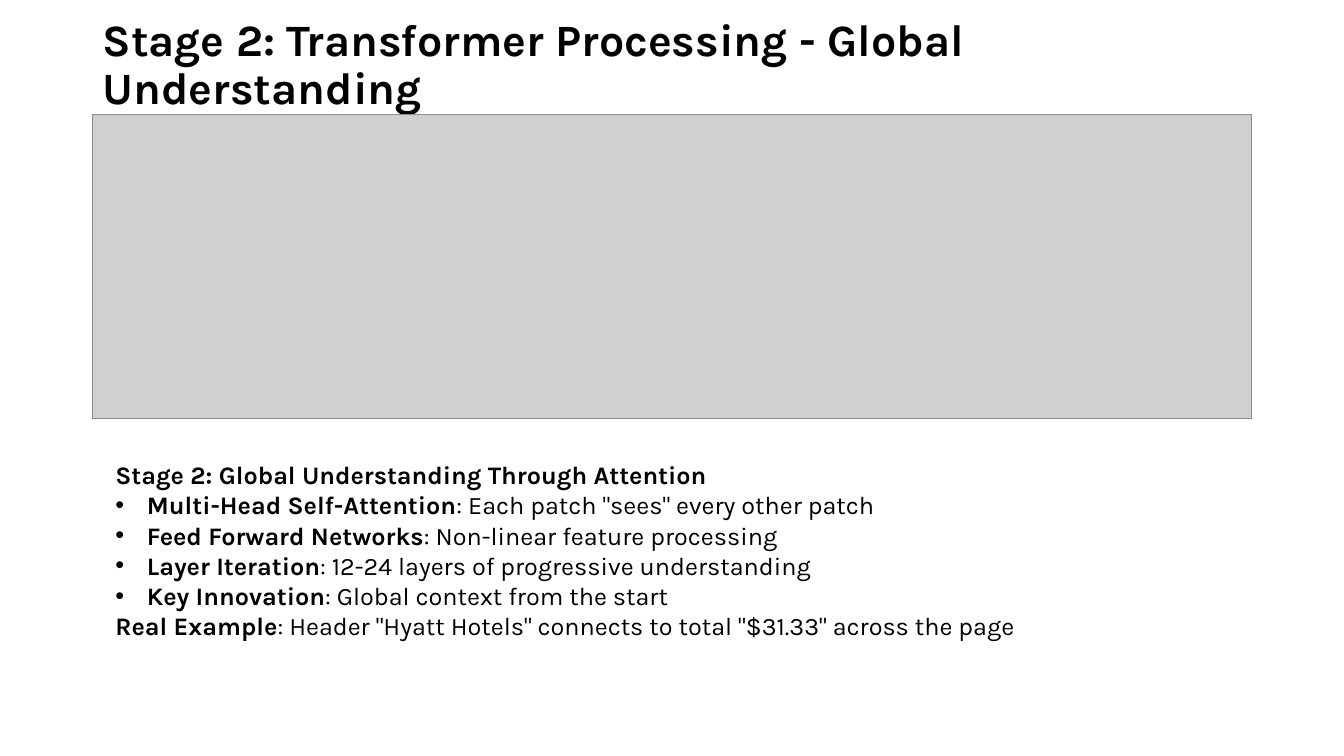
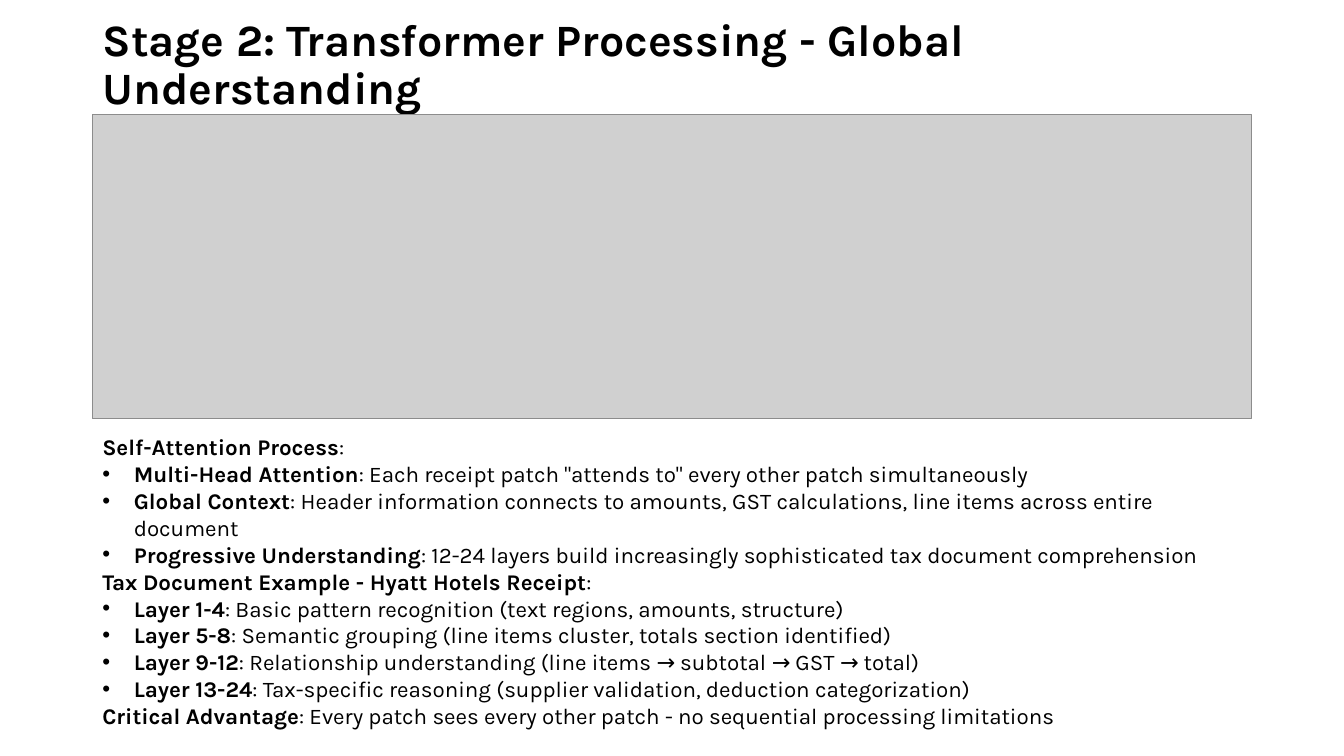
Before and after one commit to tmnestor/unified_vision_processor_minimal, a slide deck: slide 12 of presentation_materials/vision_transformers.pptx (slide 15 before the commit). Drawn at 1344x756 pixels with LibreOffice and Linux fonts; fonts in the diff are those of the drawing; grey boxes stand for pictures. Boxes give left, top, right and bottom in pixels: in the first picture for what was removed or moved away, otherwise in the second. Text is boxed around its words. In the diff, an @@ line names an element or a change of style, - is before the commit and + after.

Commit message:
✨ feat: update presentation materials for Vision Transformers with enhanced content and visuals

```diff
--- a/presentation_materials/vision_transformers.pptx
+++ b/presentation_materials/vision_transformers.pptx
@@ text at (x1=102, y1=439, x2=1197, y2=730): text changed; size 18 to 16 pt @@
-Stage 2: Global Understanding Through Attention
-• Multi-Head Self-Attention: Each patch "sees" every other patch
-• Feed Forward Networks: Non-linear feature processing
-• Layer Iteration: 12-24 layers of progressive understanding
-• Key Innovation: Global context from the start
-Real Example: Header "Hyatt Hotels" connects to total "$31.33" across the page
+Self-Attention Process:
+• Multi-Head Attention: Each receipt patch "attends to" every other patch simultaneously
+• Global Context: Header information connects to amounts, GST calculations, line items across entire document
+• Progressive Understanding: 12-24 layers build increasingly sophisticated tax document comprehension
+Tax Document Example - Hyatt Hotels Receipt:
+• Layer 1-4: Basic pattern recognition (text regions, amounts, structure)
+• Layer 5-8: Semantic grouping (line items cluster, totals section identified)
+• Layer 9-12: Relationship understanding (line items → subtotal → GST → total)
+• Layer 13-24: Tax-specific reasoning (supplier validation, deduction categorization)
+Critical Advantage: Every patch sees every other patch - no sequential processing limitations
```
Also in this commit, not shown: 6 other slides changed, 3 slides added, 5 slides removed.
